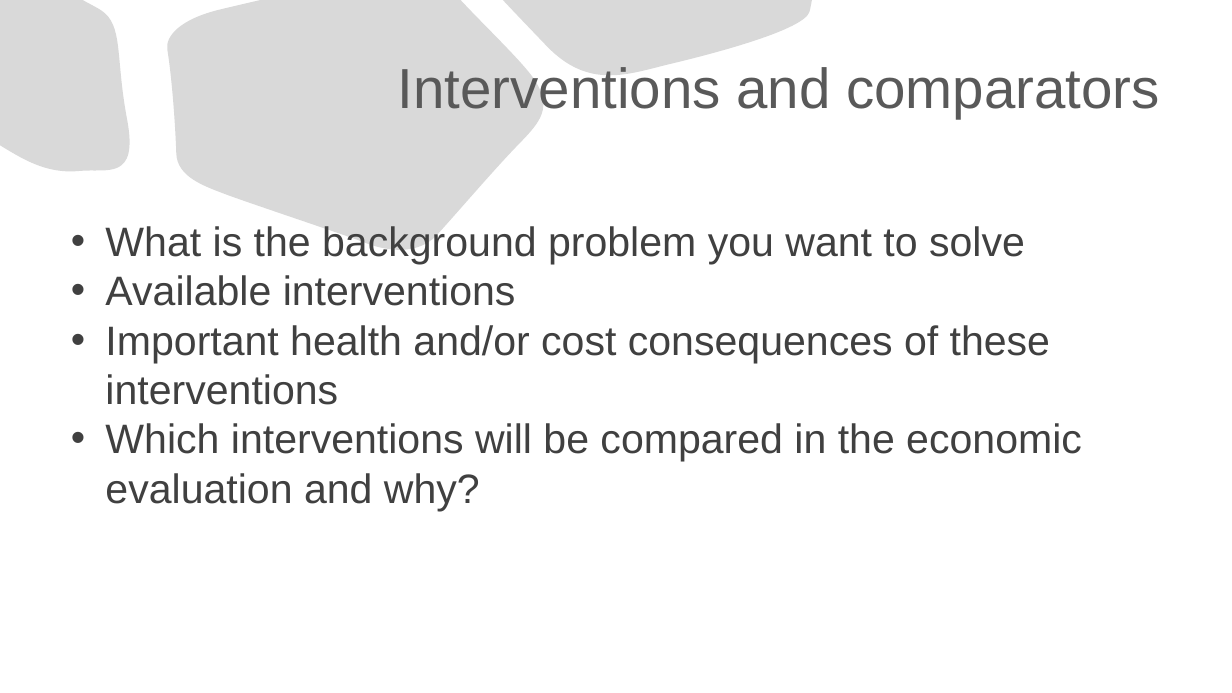
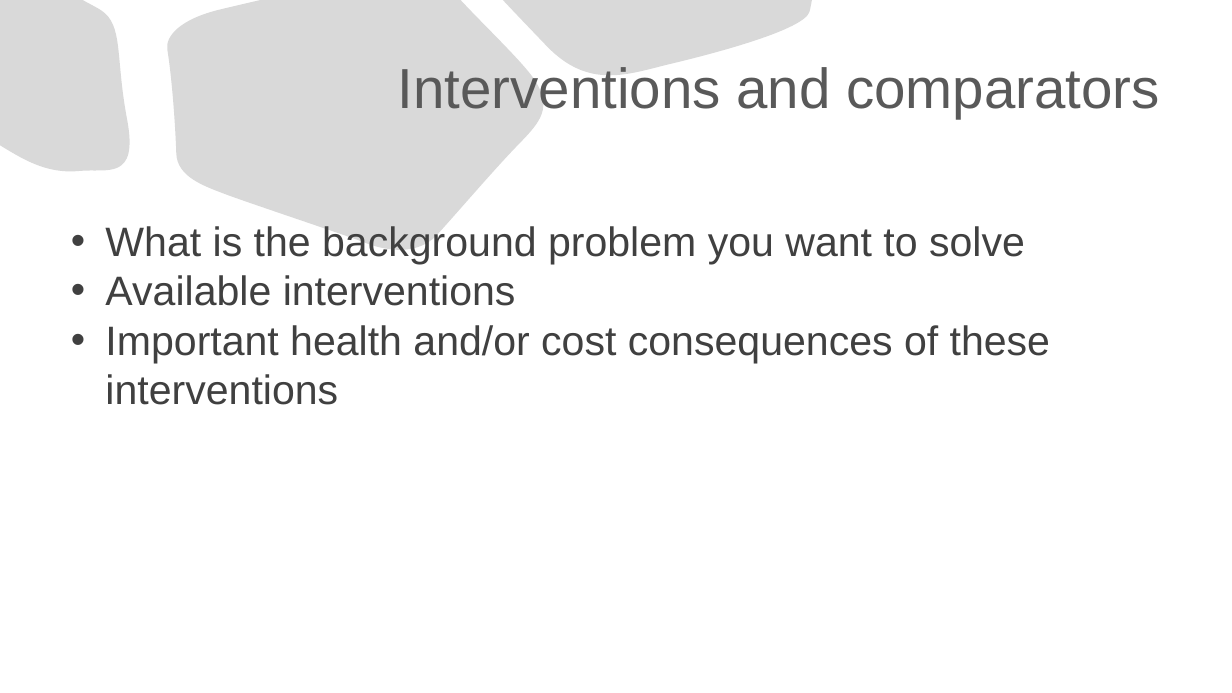
Before and after one commit to kostadinoff/SMU_seminar_in_economic-_evaluation_in_Healthcare, a slide deck: slide 5 of group_assigment/group_assigment.pptx (slide 4 before the commit). Drawn at 1232x693 pixels with LibreOffice and Linux fonts; fonts in the diff are those of the drawing. Boxes give left, top, right and bottom in pixels: in the first picture for what was removed or moved away, otherwise in the second. Text is boxed around its words. In the diff, an @@ line names an element or a change of style, - is before the commit and + after.

```diff
--- a/group_assigment/group_assigment.pptx
+++ b/group_assigment/group_assigment.pptx
@@ text at (x1=105, y1=423, x2=1082, y2=511): paragraph removed @@
-• Which interventions will be compared in the economic evaluation and why?
```
Also in this commit, not shown: 1 other slide changed, 4 slides added, 2 slides removed, 9 other files.
